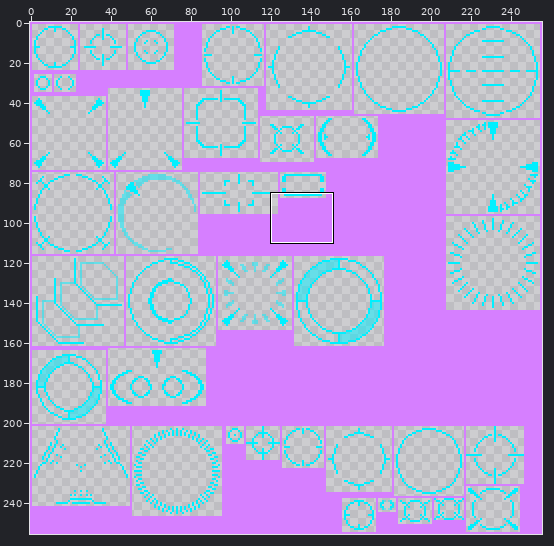
Two states of a sprite sheet, resources/assets/halocraft/textures/overlays/Reticle.png. The picture above shows the old version from afar; the outline marks the close-up.
Close-up. The starting point:
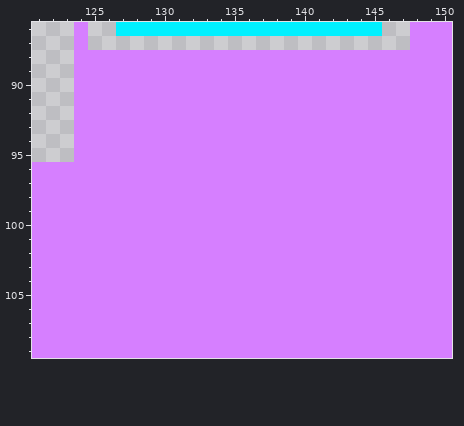
The file is 256x256 pixels. Pixels under 10% opacity are left out. Colours within 5 levels of each other are drawn and written as one. Shown: x 121..150, y 86..109.
After:
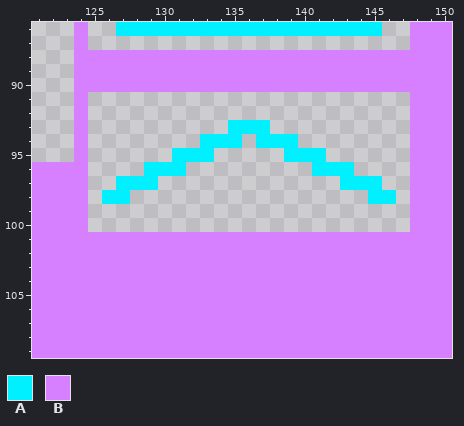
Palette (. is transparent): A #00f0ff  B #d67fff
Author's note on the commit: Added Mongoose aiming reticle
Diff:
Changed rows in their new state; - is an unchanged pixel.
first column x 125:
 91 .......................
 92 .......................
 93 ..........AAA..........
 94 ........AAA.AAA........
 95 ......AAA.....AAA......
 96 ....AAA.........AAA....
 97 ..AAA.............AAA..
 98 .AA.................AA.
 99 .......................
100 .......................
